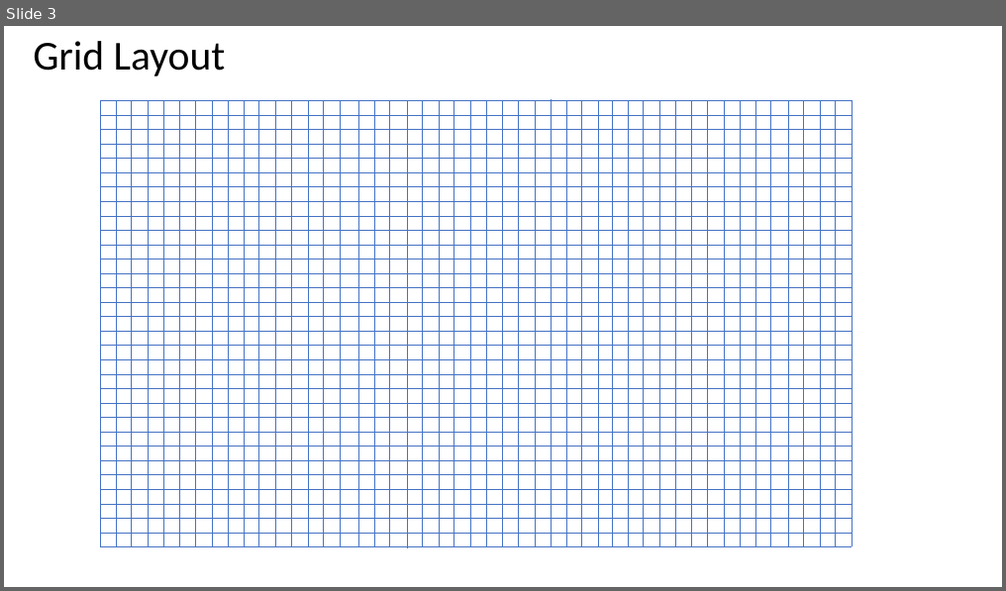
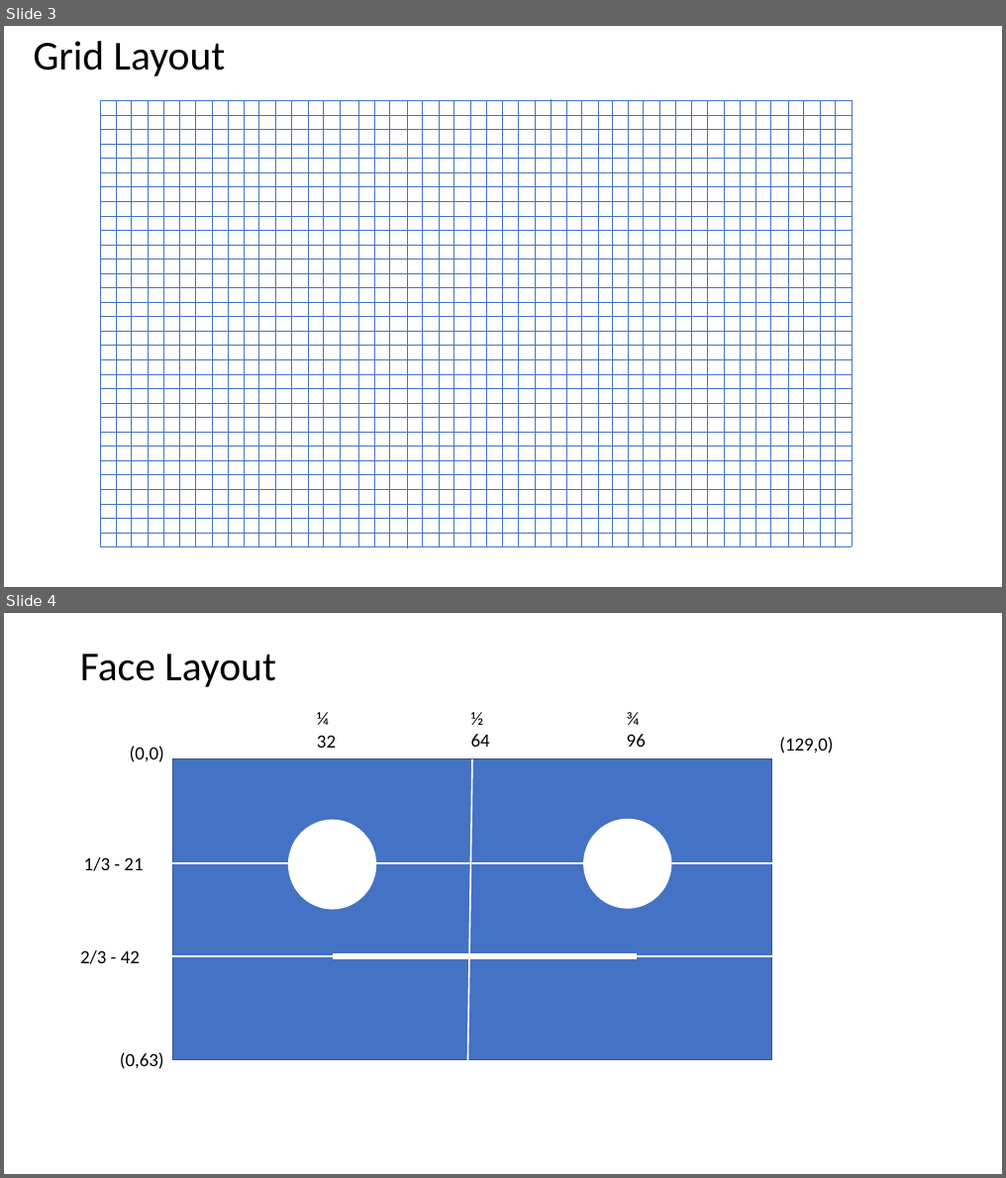
Before and after one commit to dmccreary/robot-faces, a slide deck: slides/grid-layouts.pptx. Shown one above the other, each under a label of ours: slide 3 before the commit, slides 3 and 4 after it. The pictures are 1006x591 and 1006x1178 pixels, drawn with LibreOffice and Linux fonts; fonts in the diff are those of the drawing. Boxes give left, top, right and bottom in pixels: in the first picture for what was removed or moved away, otherwise in the second. Text is boxed around its words. In the diff, an @@ line names an element or a change of style, - is before the commit and + after.

```diff
--- a/slides/grid-layouts.pptx
+++ b/slides/grid-layouts.pptx
@@ slide 4 added at (4,613,1002,1174), background #FFFFFF @@
@@ title added at (80,654,276,687), 39.6 pt, text #000000 @@
+Face Layout
@@ text added at (317,712,336,748), 18 pt, text #000000 @@
+¼
+32
@@ text added at (471,712,490,747), 18 pt, text #000000 @@
+½
+64
@@ text added at (627,712,646,747), 18 pt, text #000000 @@
+¾
+96
@@ text added at (130,746,164,762), 18 pt, text #000000 @@
+(0,0)
@@ rectangle added at (172,760,772,1059), fill #4472C4, outline #325491 1 pt @@
@@ line added from (472, 760) to (468, 1065), #FFFFFF 1.5 pt @@
@@ text added at (779,737,833,754), 18 pt, text #000000 @@
+(129,0)
@@ ellipse added at (288,820,377,909), fill #FFFFFF @@
@@ ellipse added at (583,819,672,909), fill #FFFFFF @@
@@ text added at (84,858,143,871), 18 pt, text #000000 @@
+1/3 - 21
@@ line added from (172, 863) to (772, 863), #FFFFFF 1.5 pt @@
@@ text added at (80,951,140,964), 18 pt, text #000000 @@
+2/3 - 42
@@ line added from (172, 957) to (772, 957), #FFFFFF 1.5 pt @@
@@ line added from (333, 957) to (637, 957), #FFFFFF 6 pt @@
@@ text added at (120,1053,164,1069), 18 pt, text #000000 @@
+(0,63)
```
Also in this commit, not shown: 1 other file.
